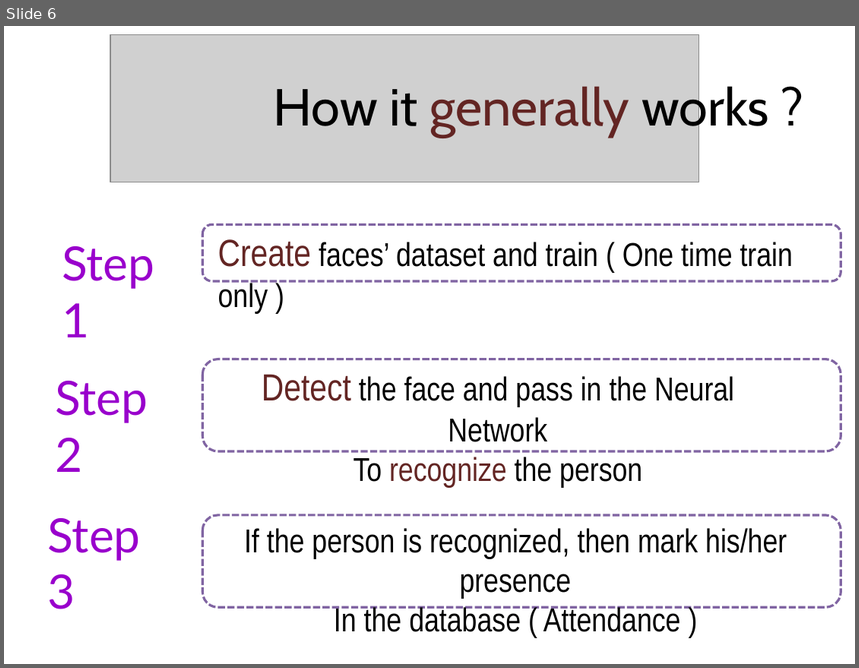
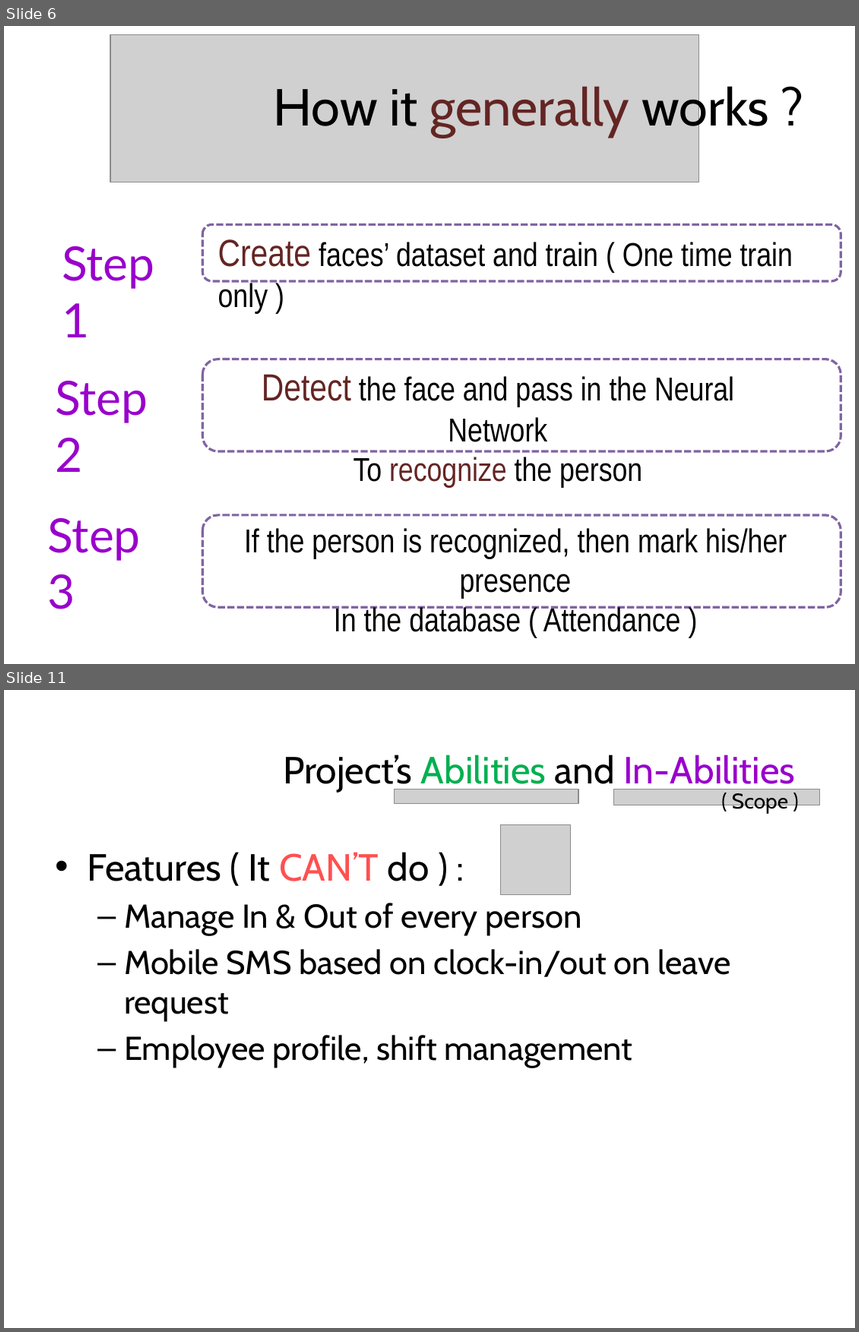
Before and after one commit to AayushShah25/Attendence-By-AI-With-Databse, a slide deck: Automated Attendance System – By AI.pptx. Shown one above the other, each under a label of ours: slide 6 before the commit, slides 6 and 11 after it; the slides between them are not shown. The pictures are 859x668 and 859x1332 pixels, drawn with LibreOffice and Linux fonts; fonts in the diff are those of the drawing; grey boxes stand for pictures. Boxes give left, top, right and bottom in pixels: in the first picture for what was removed or moved away, otherwise in the second. Text is boxed around its words. In the diff, an @@ line names an element or a change of style, - is before the commit and + after.

```diff
--- a/Automated Attendance System – By AI.pptx
+++ b/Automated Attendance System – By AI.pptx
@@ slide 11 added at (x1=4, y1=690, x2=855, y2=1328), background #FFFFFF @@
@@ title added at (x1=283, y1=755, x2=796, y2=792), 32 pt, text #000000 @@
+Project’s Abilities and In-Abilities
@@ picture added at (x1=394, y1=790, x2=579, y2=804) @@
@@ picture added at (x1=614, y1=790, x2=820, y2=806) @@
@@ text added at (x1=732, y1=793, x2=788, y2=813), 18 pt, text #000000 @@
+( Scope )
@@ picture added at (x1=500, y1=825, x2=570, y2=894) @@
@@ text added at (x1=87, y1=852, x2=731, y2=1068), 28 pt, text #000000 @@
+• Features ( It CAN’T do ) :
+  – Manage In & Out of every person
+  – Mobile SMS based on clock-in/out on leave request
+  – Employee profile, shift management
```
Also in this commit, not shown: 3 slides changed, 6 other slides added, 1 slide removed.
